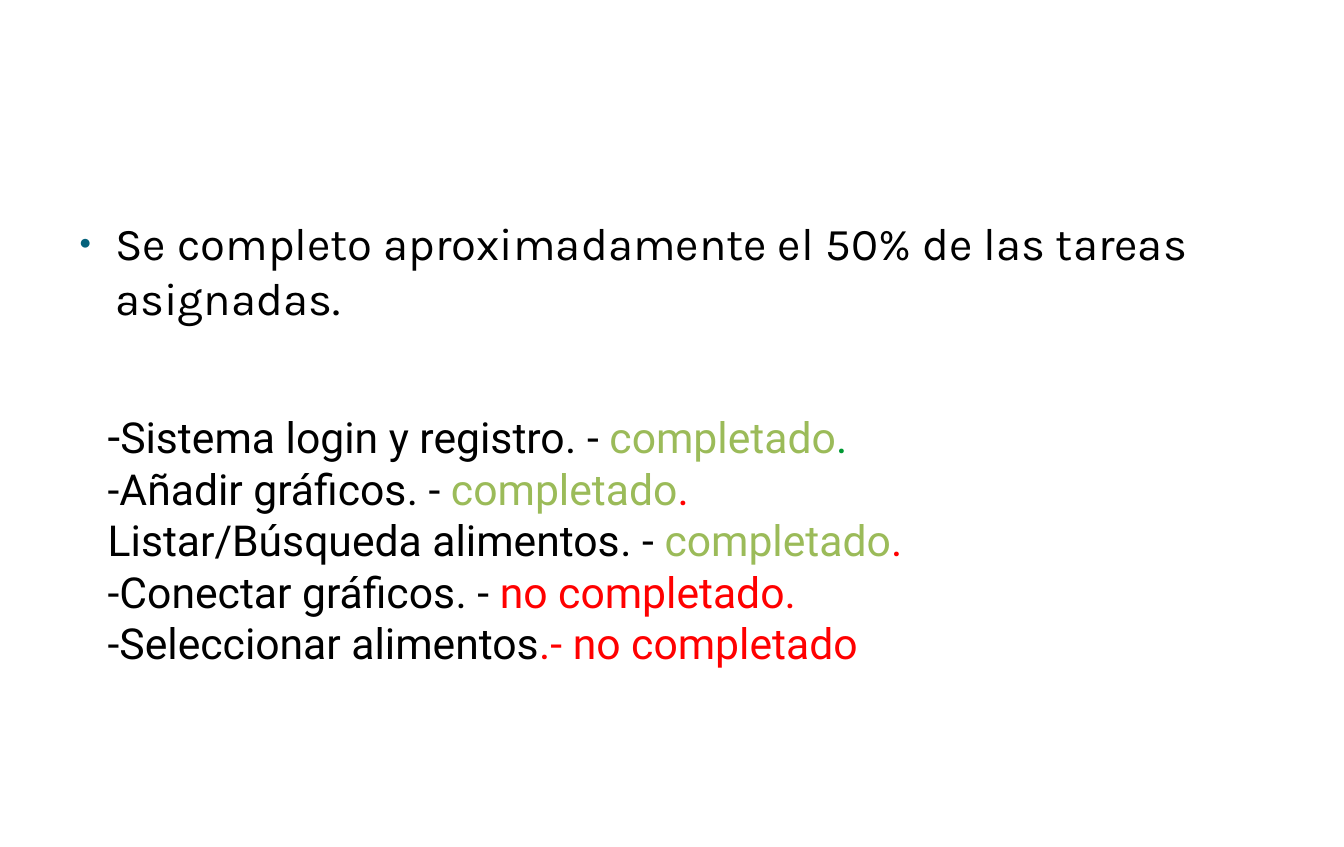
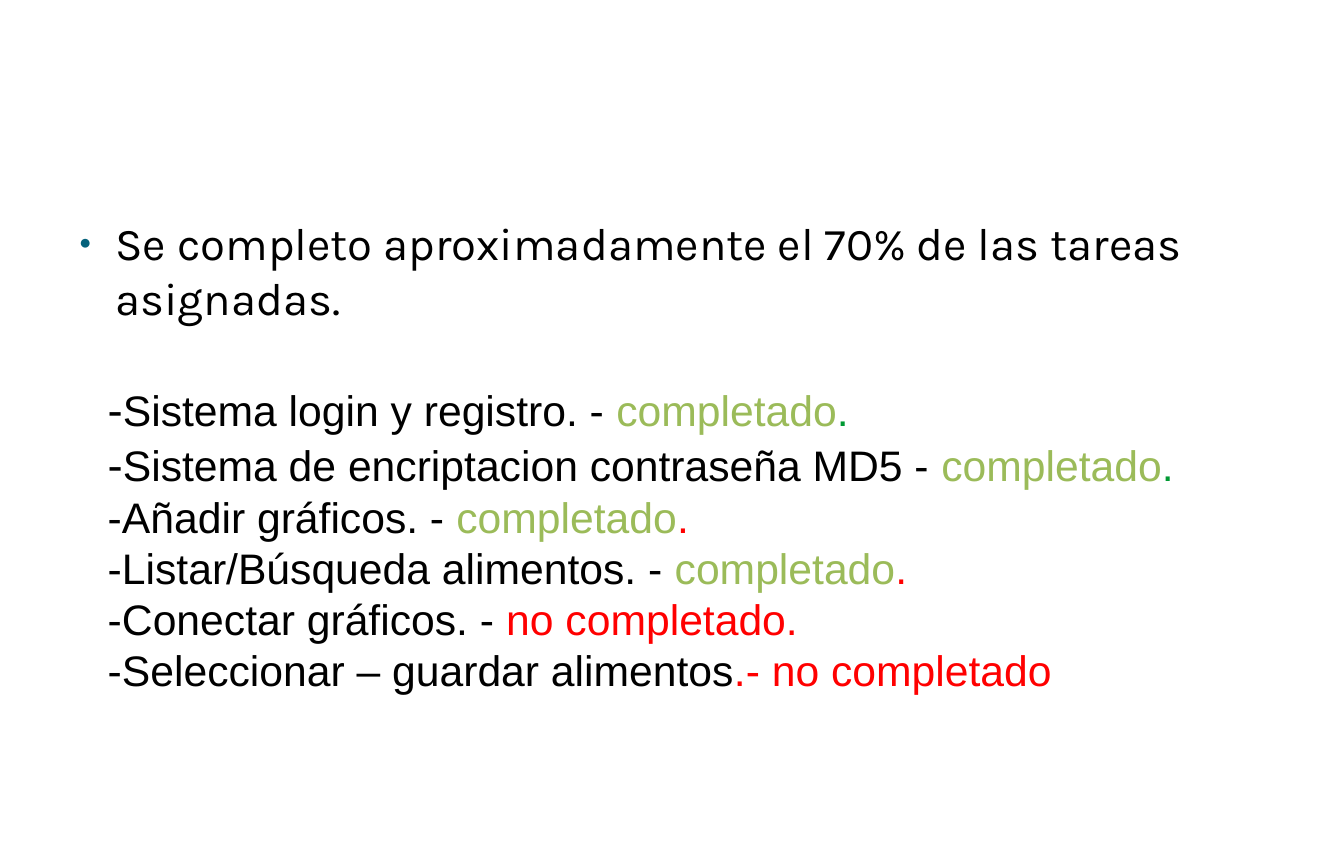
Before and after one commit to jquezadarios/integracion, a slide deck: slide 6 of presentacion/Taller de integracion.pptx. Drawn at 1344x847 pixels with LibreOffice and Linux fonts; fonts in the diff are those of the drawing; background and template pictures are left out. Boxes give left, top, right and bottom in pixels: in the first picture for what was removed or moved away, otherwise in the second. Text is boxed around its words. In the diff, an @@ line names an element or a change of style, - is before the commit and + after.

```diff
--- a/presentacion/Taller de integracion.pptx
+++ b/presentacion/Taller de integracion.pptx
@@ text "Alcance de objetivos del sprint ..." at bbox=[917, 229, 967, 261]: size 60 to 48 pt @@
@@ text at bbox=[115, 228, 1181, 326]: text changed @@
-● Se completo aproximadamente el 50% de las tareas asignadas.
+● Se completo aproximadamente el 70% de las tareas asignadas.
@@ text at bbox=[108, 395, 848, 644]: font Roboto to Arial in "-Sistema login y registro. - completado.", "-Añadir gráficos. - completado.", "-Conectar gráficos. - no completado." @@
@@ text at bbox=[123, 450, 1173, 490]: paragraph added @@
+-Sistema de encriptacion contraseña MD5 - completado.
@@ text at bbox=[108, 552, 907, 593]: text changed; font Roboto to Arial @@
-Listar/Búsqueda alimentos. - completado.
+-Listar/Búsqueda alimentos. - completado.
@@ text at bbox=[108, 655, 1051, 695]: text changed; font Roboto to Arial @@
--Seleccionar alimentos.- no completado
+-Seleccionar – guardar alimentos.- no completado
```
Also in this commit, not shown: 3 other slides changed, 8 other files.
